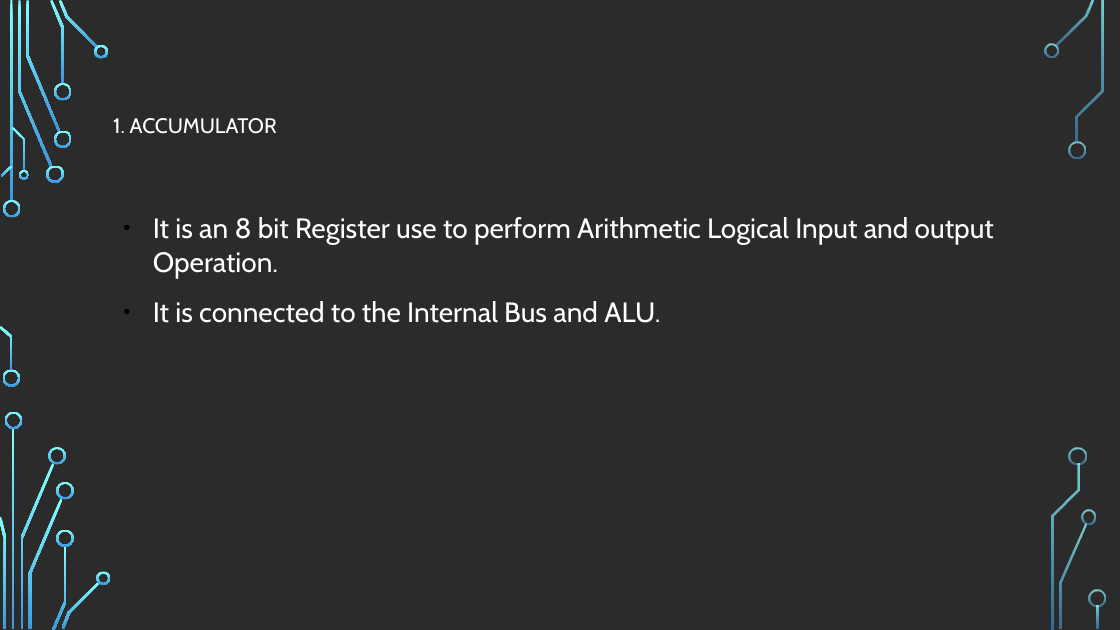
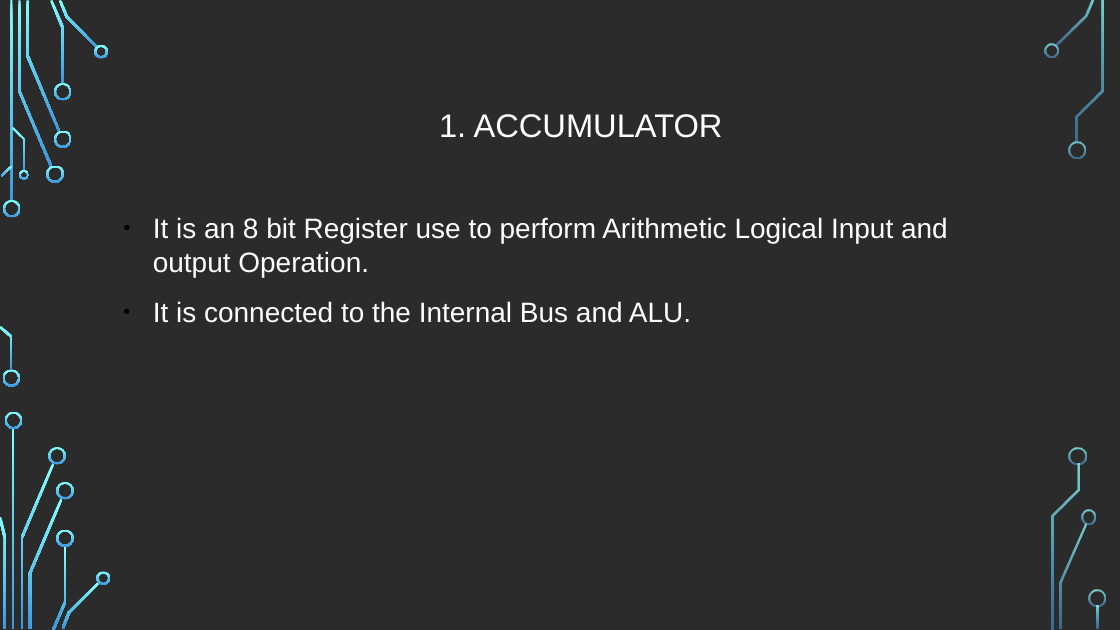
Before and after one commit to mhannan-dev/laravel_ecommerce, a slide deck: slide 11 of 8085 Microprocessor.pptx (slide 9 before the commit). Drawn at 1120x630 pixels with LibreOffice and Linux fonts; fonts in the diff are those of the drawing; background and template pictures are left out; a plain dark background stands for a picture behind light text. Boxes give left, top, right and bottom in pixels: in the first picture for what was removed or moved away, otherwise in the second. Text is boxed around its words. In the diff, an @@ line names an element or a change of style, - is before the commit and + after.

```diff
--- a/8085 Microprocessor.pptx
+++ b/8085 Microprocessor.pptx
@@ text "1. ACCUMULATOR" at (439,114,723,138): size 18 to 28 pt, font Cabin to Arial; alignment left to centre; list level 1 to 2 in "1. ACCUMULATOR" @@
@@ text "It is an 8 bit ..." at (153,217,948,323): font Cabin to Arial @@
```
Also in this commit, not shown: 20 other slides changed, 2 slides added, 2 other files.
